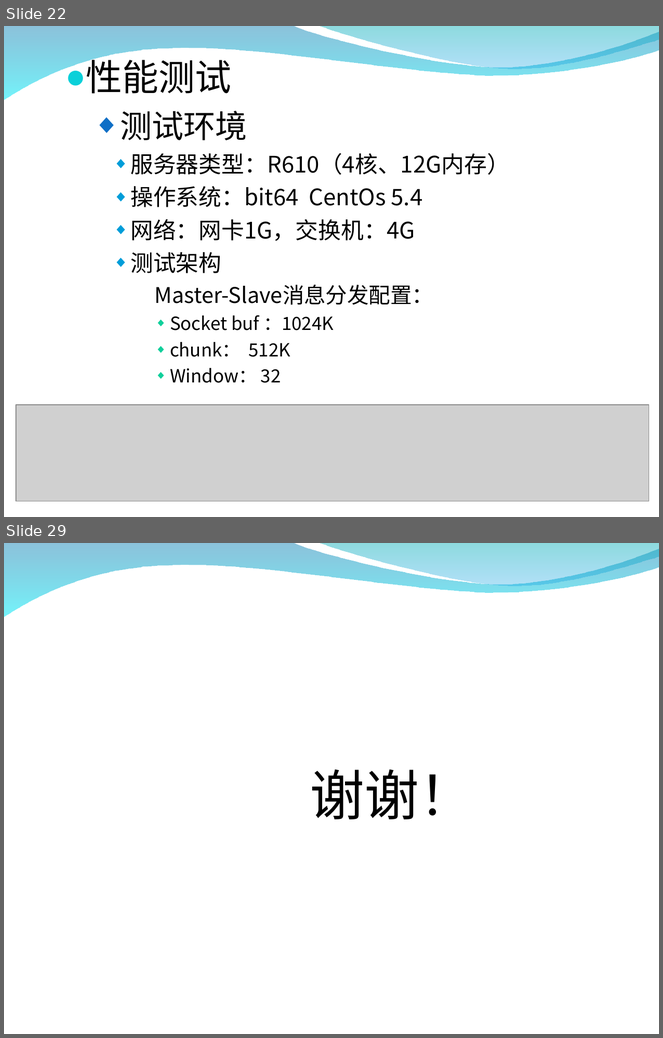
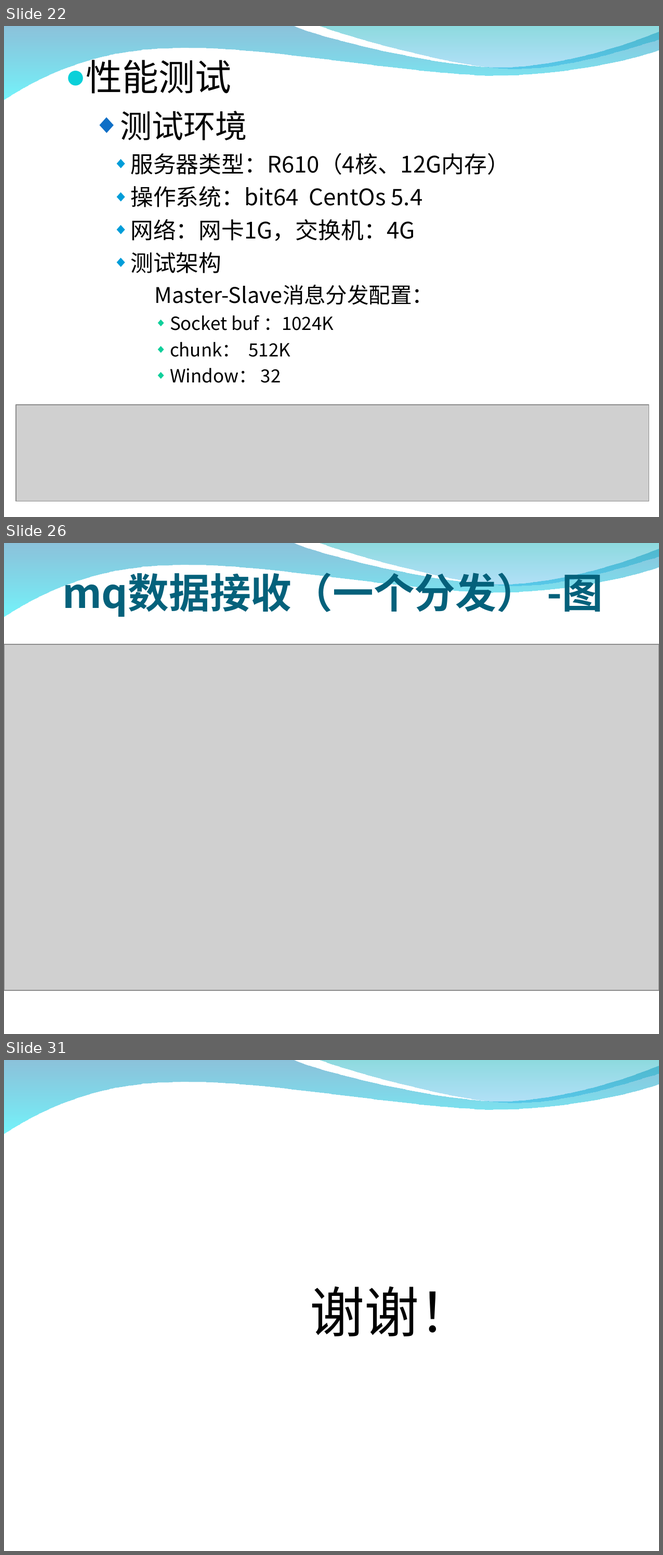
Before and after one commit to zxf1864/cwinux-mq, a slide deck: mq/doc/introduce.ppt. Shown one above the other, each under a label of ours: slides 22 and 29 before the commit, slides 22, 26 and 31 after it; the slides between them are not shown. The pictures are 663x1038 and 663x1555 pixels, drawn with LibreOffice and Linux fonts; fonts in the diff are those of the drawing; grey boxes stand for pictures; background and template pictures are left out. Boxes give left, top, right and bottom in pixels: in the first picture for what was removed or moved away, otherwise in the second. Text is boxed around its words. In the diff, an @@ line names an element or a change of style, - is before the commit and + after.

```diff
--- a/mq/doc/introduce.ppt
+++ b/mq/doc/introduce.ppt
@@ slide 26 added at (x1=4, y1=543, x2=659, y2=1034), background picture (left out); not listed: 2 template elements that a slide beside it also shows @@
@@ text added at (x1=62, y1=567, x2=603, y2=619), 36 pt, text #04617B, bold @@
+mq数据接收（一个分发） -图
@@ picture added at (x1=4, y1=644, x2=659, y2=991) @@
@@ what was slide 29 is now slide 31 @@
```
Also in this commit, not shown: 5 slides changed, 3 other slides added, 2 slides removed.
